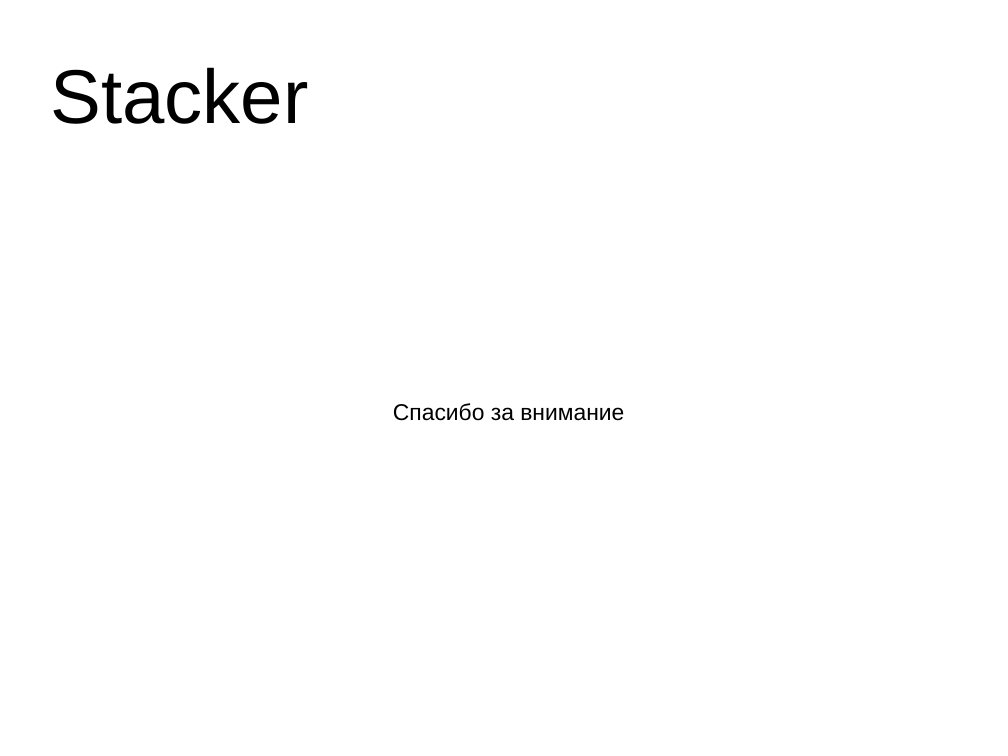
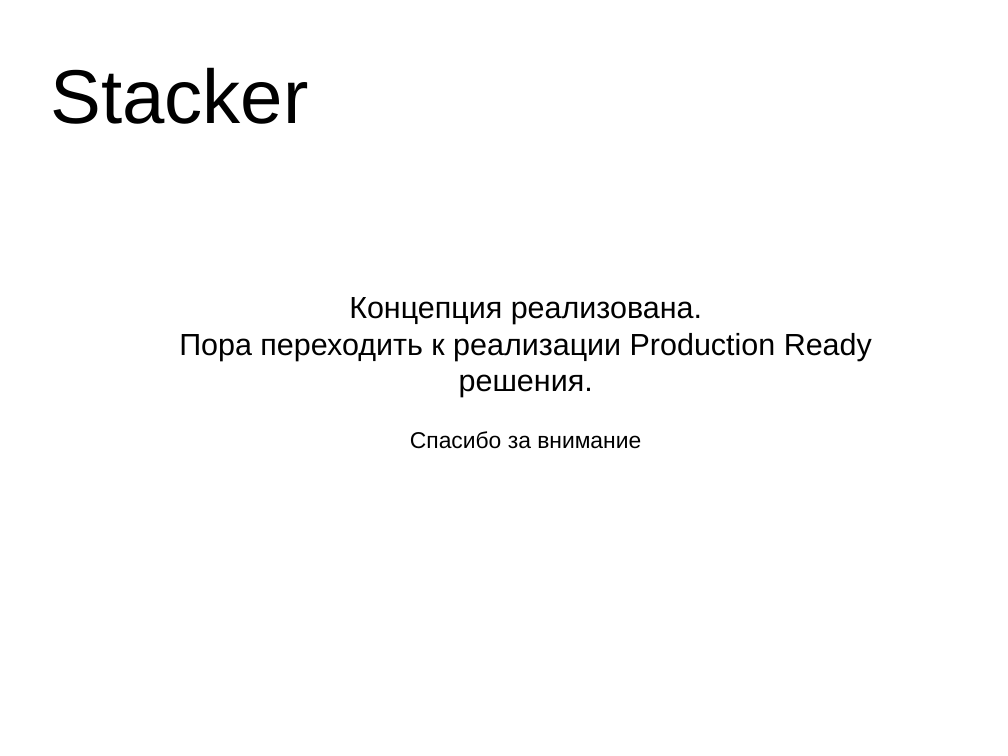
Before and after one commit to krieven/Stacker, a slide deck: slide 17 of conception/presentation3.odp. Drawn at 1008x756 pixels with LibreOffice and Linux fonts; fonts in the diff are those of the drawing. Boxes give left, top, right and bottom in pixels: in the first picture for what was removed or moved away, otherwise in the second. Text is boxed around its words. In the diff, an @@ line names an element or a change of style, - is before the commit and + after.

```diff
--- a/conception/presentation3.odp
+++ b/conception/presentation3.odp
@@ text "Концепция реализована.": place and size @@
-text "Концепция реализована." at [393, 403, 624, 421]
+text "Концепция реализована." at [179, 297, 872, 449]
@@ text at [179, 297, 872, 397]: paragraphs added @@
+Концепция реализована.
+Пора переходить к реализации Production Ready решения.
@@ text at [410, 431, 641, 449]: alignment left to centre @@
```
Also in this commit, not shown: 2 other slides changed, 11 other files.
